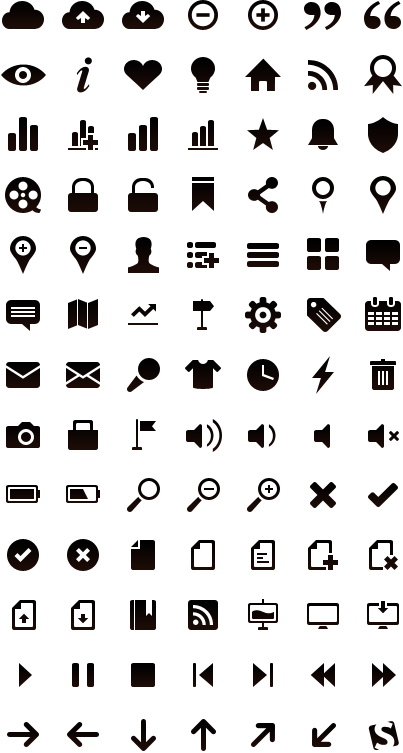
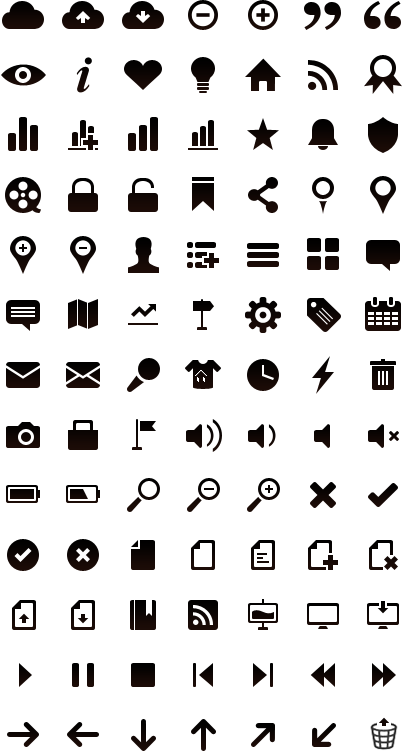
Layers edited between the first and the second 403 × 753 image:
moved "Layer 1" above "Layer 3", painted on it over (204, 373, 391, 728)
added layer "Layer 3" above "Layer 2" over (368, 721, 399, 751)
hid "Layer 2", painted on it over (202, 371, 398, 751)
painted on "Background" over (195, 370, 399, 751)
